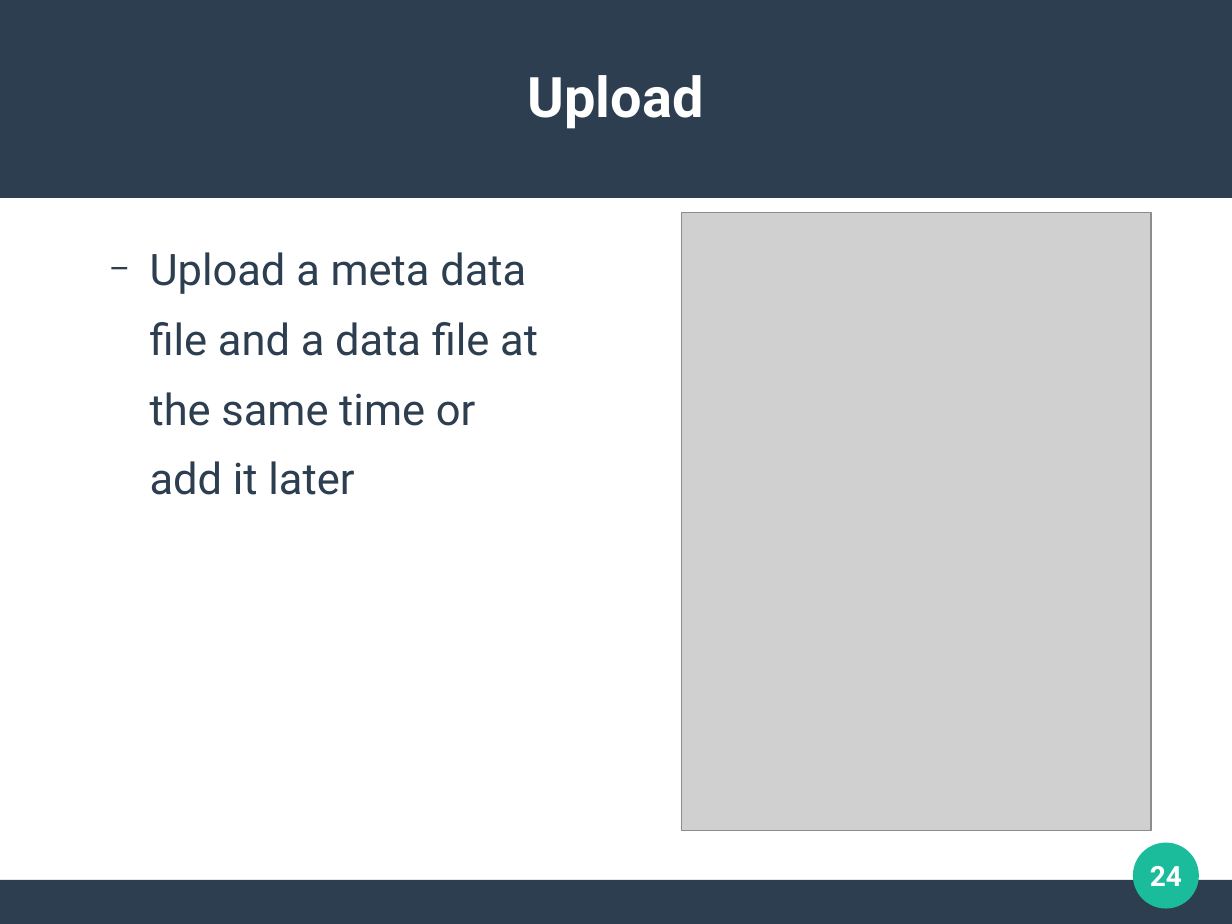
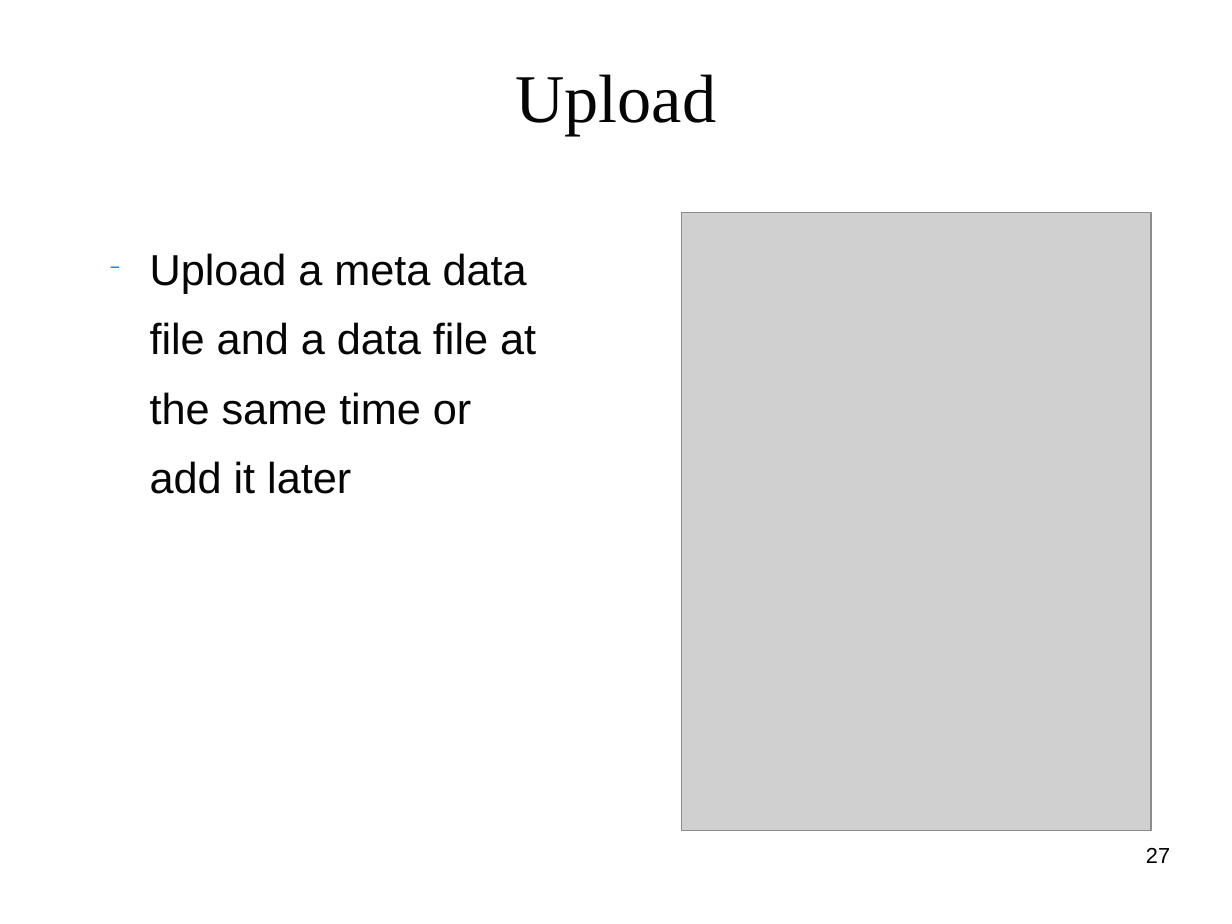
Before and after one commit to clemente-lab/mmeds-meta, a slide deck: slide 27 of sql/mmeds.odp (slide 24 before the commit). Drawn at 1232x924 pixels with LibreOffice and Linux fonts; fonts in the diff are those of the drawing; grey boxes stand for pictures; background and template pictures are left out. Boxes give left, top, right and bottom in pixels: in the first picture for what was removed or moved away, otherwise in the second. Text is boxed around its words. In the diff, an @@ line names an element or a change of style, - is before the commit and + after.

```diff
--- a/sql/mmeds.odp
+++ b/sql/mmeds.odp
@@ rectangle removed at box(0, 0, 1232, 198) @@
@@ title "Upload" at box(515, 74, 716, 136): size 36 to 44 pt, font Roboto to Times New Roman, text colour #FFFFFF to #050505, bold off @@
@@ text "Upload a meta data" at box(150, 253, 536, 494): size 28 to 27.9 pt, font Roboto to Arial, text colour #2C3E50 to #050505; bullet colour #2C3E50 to #0066FF @@
@@ ellipse removed at box(1134, 843, 1200, 909) @@
@@ page number added at box(1146, 848, 1170, 863), 14 pt, text #000000 @@
+27
@@ page number removed at box(1150, 866, 1182, 886) @@
-24
@@ rectangle removed at box(0, 880, 1232, 923) @@
```
Also in this commit, not shown: 24 other slides changed, 3 slides added, 4 other files.
